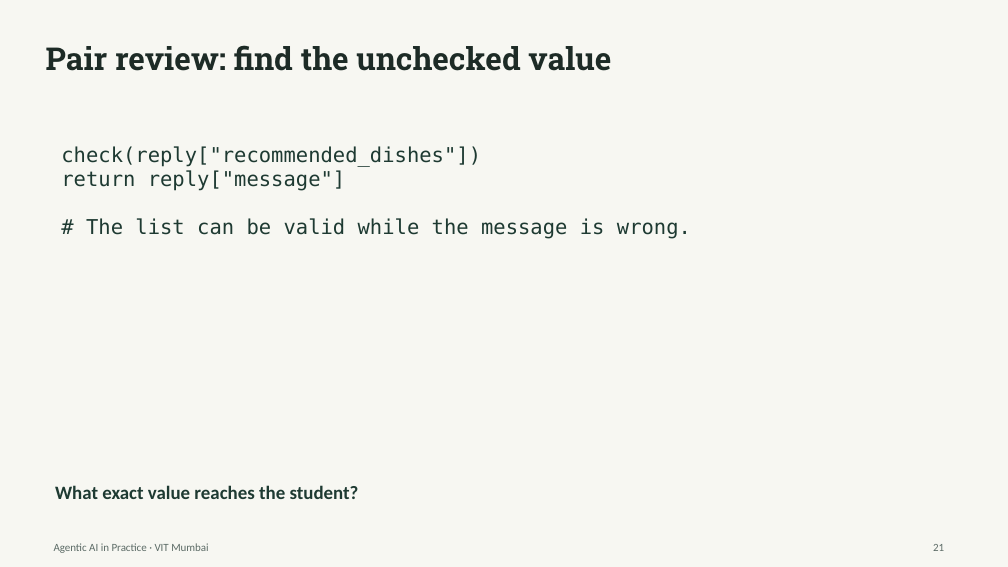
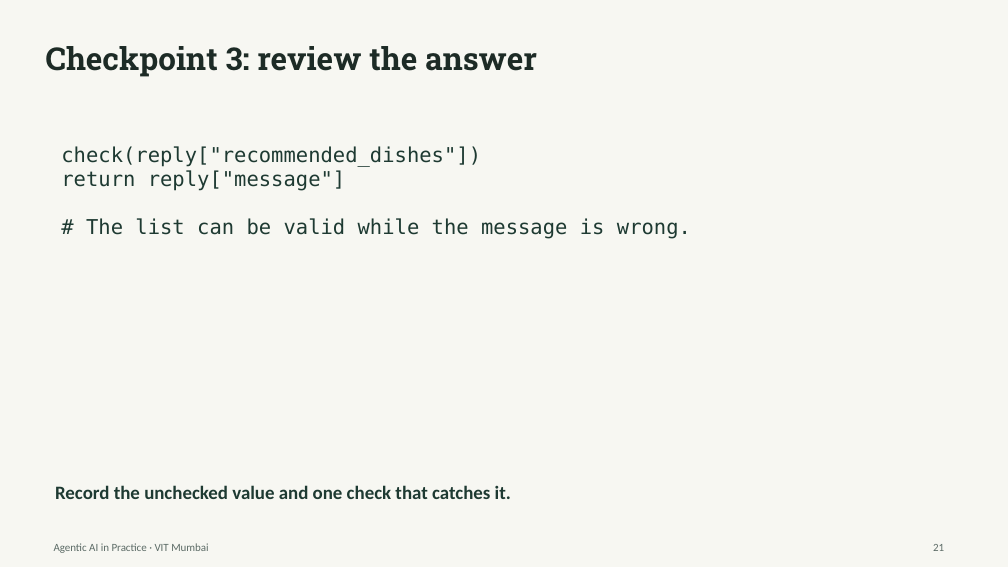
Before and after one commit to Vedantk1301/agentic-ai-workshop, a slide deck: slide 21 of slides/Agentic AI in Practice.pptx. Drawn at 1008x567 pixels with LibreOffice and Linux fonts; fonts in the diff are those of the drawing. Boxes give left, top, right and bottom in pixels: in the first picture for what was removed or moved away, otherwise in the second. Text is boxed around its words. In the diff, an @@ line names an element or a change of style, - is before the commit and + after.

Commit message:
Adapt workshop delivery for a large room with individual checkpoints

```diff
--- a/slides/Agentic AI in Practice.pptx
+++ b/slides/Agentic AI in Practice.pptx
@@ text at (x1=46, y1=46, x2=537, y2=77): text changed @@
-Pair review: find the unchecked value
+Checkpoint 3: review the answer
@@ text at (x1=55, y1=485, x2=511, y2=499): text changed @@
-What exact value reaches the student?
+Record the unchecked value and one check that catches it.
```
Also in this commit, not shown: 5 other slides changed, 15 other files.
